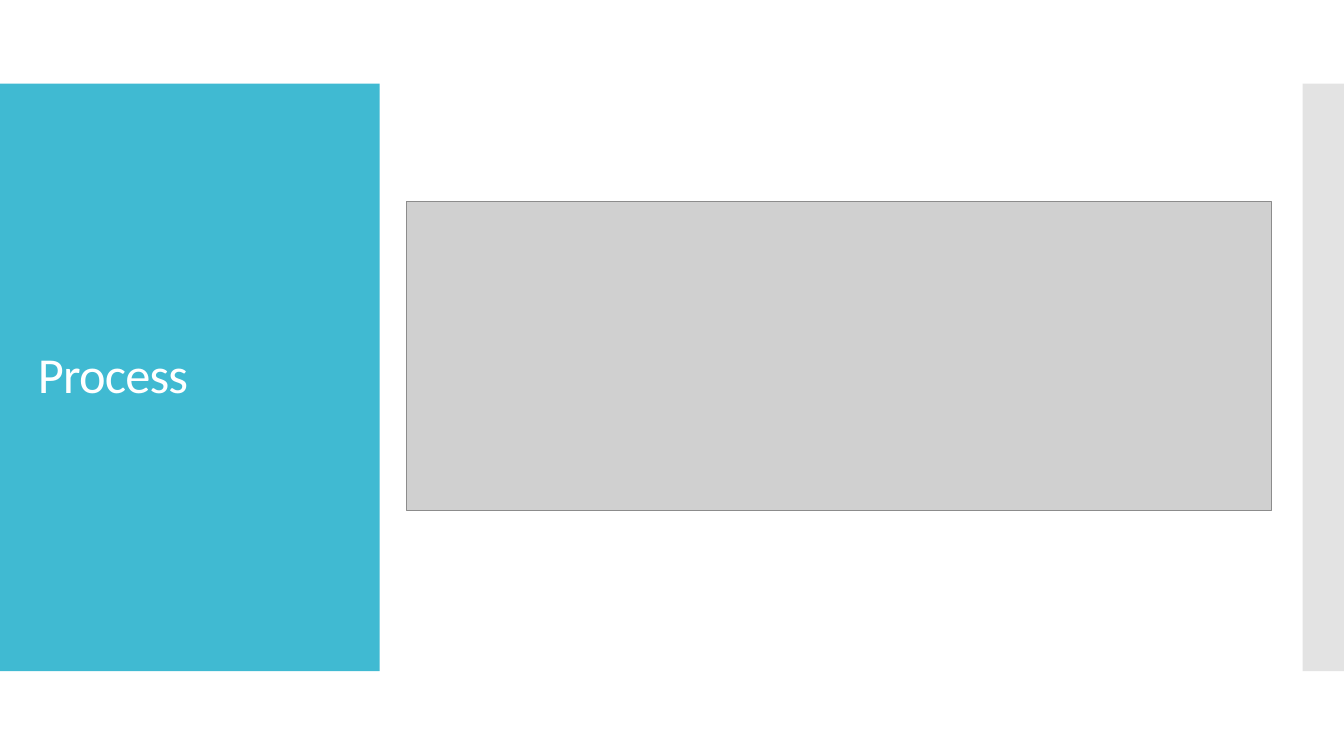
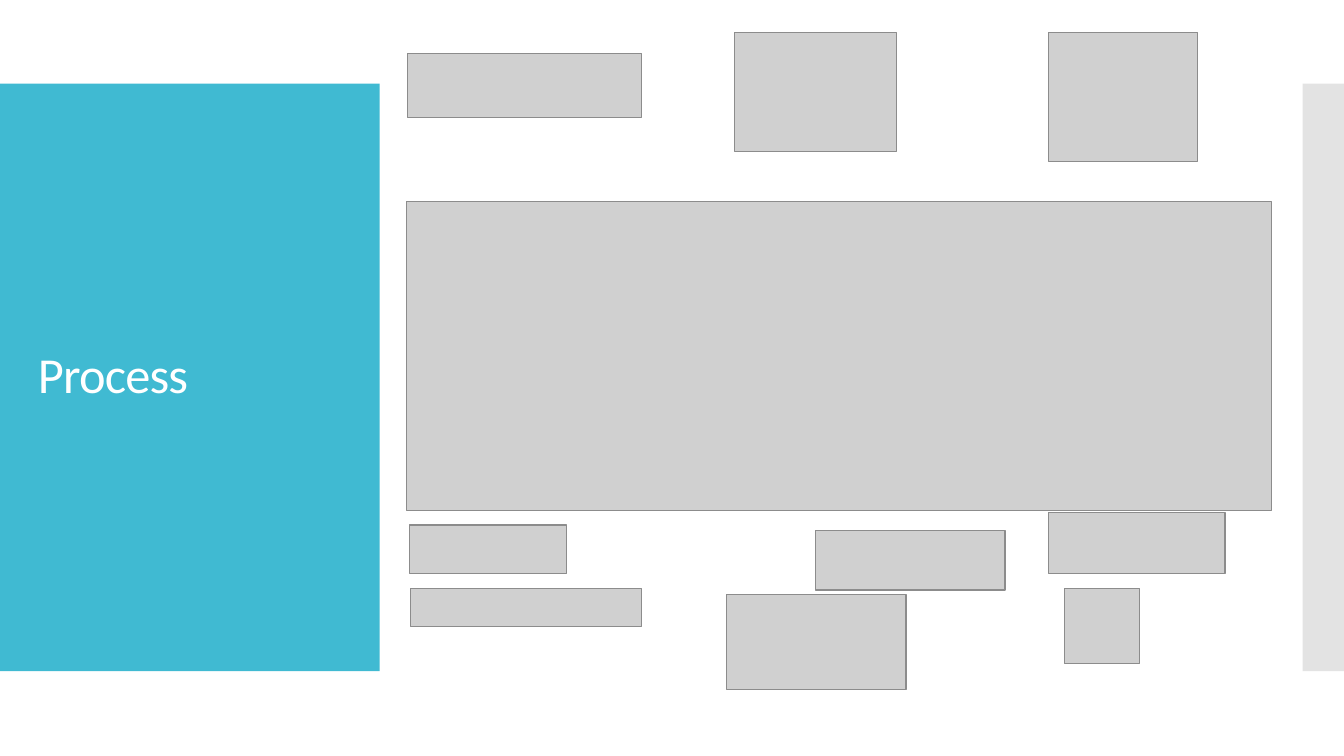
Before and after one commit to agmillman/Project3_NBA_Analysis, a slide deck: slide 3 of ProjectPresentation.pptx (slide 4 before the commit). Drawn at 1344x756 pixels with LibreOffice and Linux fonts; fonts in the diff are those of the drawing; grey boxes stand for pictures. Boxes give left, top, right and bottom in pixels: in the first picture for what was removed or moved away, otherwise in the second. Text is boxed around its words. In the diff, an @@ line names an element or a change of style, - is before the commit and + after.

```diff
--- a/ProjectPresentation.pptx
+++ b/ProjectPresentation.pptx
@@ picture added at <box>407,53,641,117</box> @@
@@ picture added at <box>735,32,896,151</box> @@
@@ picture added at <box>1050,32,1199,161</box> @@
@@ picture added at <box>410,525,568,574</box> @@
@@ picture added at <box>816,530,1005,591</box> @@
@@ picture added at <box>1050,513,1226,575</box> @@
@@ picture added at <box>410,589,642,627</box> @@
@@ picture added at <box>727,595,906,690</box> @@
@@ picture added at <box>1065,589,1140,664</box> @@
```
Also in this commit, not shown: 2 other slides changed, 1 other file.
